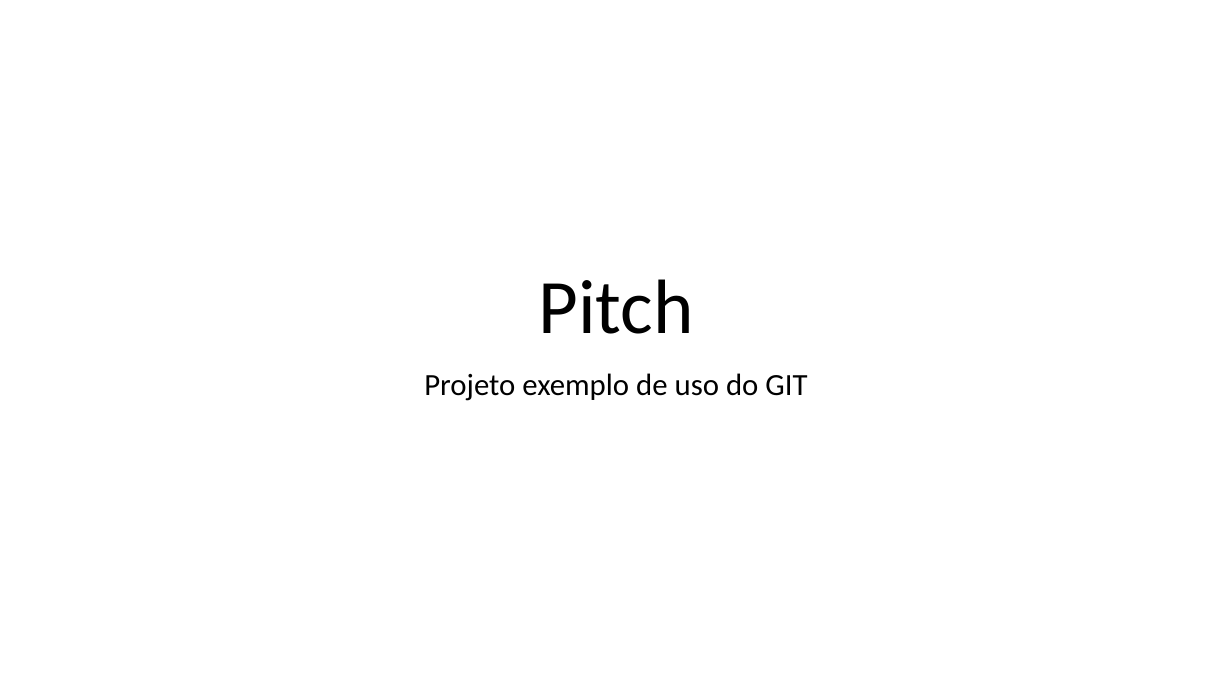
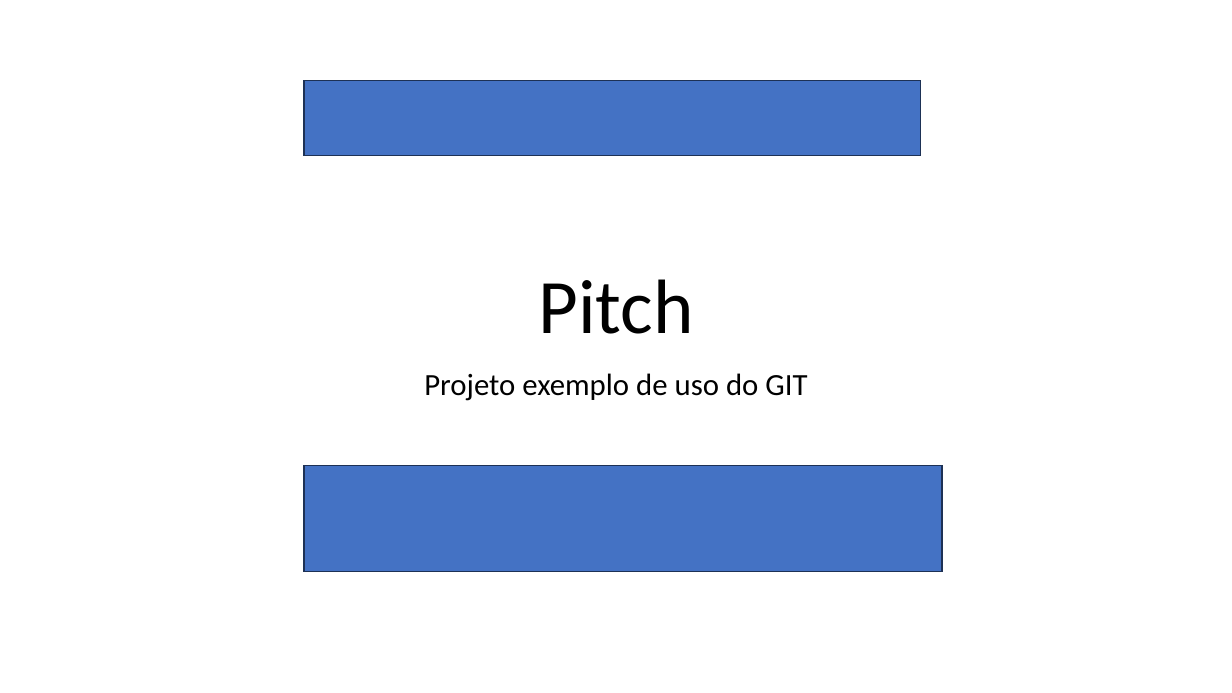
Before and after one commit to Lucas3001/2SIPH-ExemploGIT-2024, a slide deck: slide 1 of PastaDocumentos/Pitch-Projeto.pptx. Drawn at 1232x693 pixels with LibreOffice and Linux fonts; fonts in the diff are those of the drawing. Boxes give left, top, right and bottom in pixels: in the first picture for what was removed or moved away, otherwise in the second. Text is boxed around its words. In the diff, an @@ line names an element or a change of style, - is before the commit and + after.

Commit message:
Modificação da página inicial com tarjas AZUIS

```diff
--- a/PastaDocumentos/Pitch-Projeto.pptx
+++ b/PastaDocumentos/Pitch-Projeto.pptx
@@ rectangle added at (x1=304, y1=80, x2=921, y2=155), fill #4472C4, outline #1E3256 1 pt @@
@@ rectangle added at (x1=304, y1=466, x2=942, y2=572), fill #4472C4, outline #1E3256 1 pt @@
```
